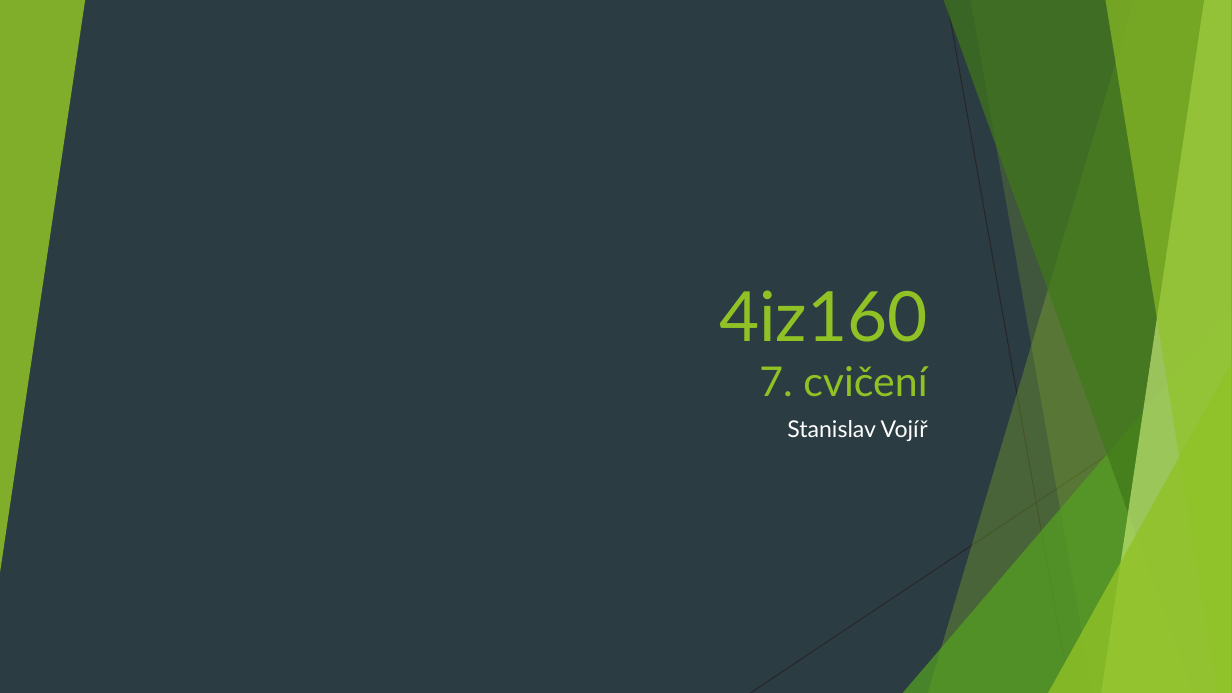
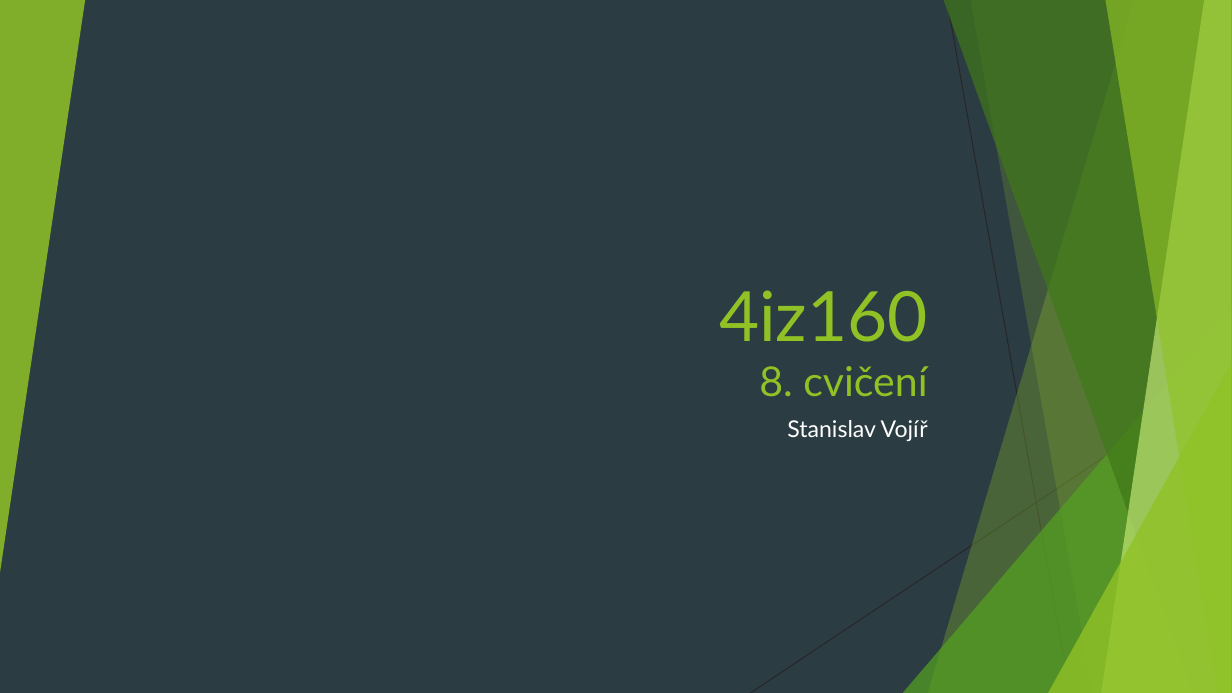
Before and after one commit to 4iz160/cviceni, a slide deck: slide 1 of 08-REST/cviceni-08.pptx. Drawn at 1232x693 pixels with LibreOffice and Linux fonts; fonts in the diff are those of the drawing. Boxes give left, top, right and bottom in pixels: in the first picture for what was removed or moved away, otherwise in the second. Text is boxed around its words. In the diff, an @@ line names an element or a change of style, - is before the commit and + after.

```diff
--- a/08-REST/cviceni-08.pptx
+++ b/08-REST/cviceni-08.pptx
@@ title at (719,290,928,396): text changed @@
-4iz160
-7. cvičení
+4iz160
+8. cvičení
```
Also in this commit, not shown: 1 other slide changed.
